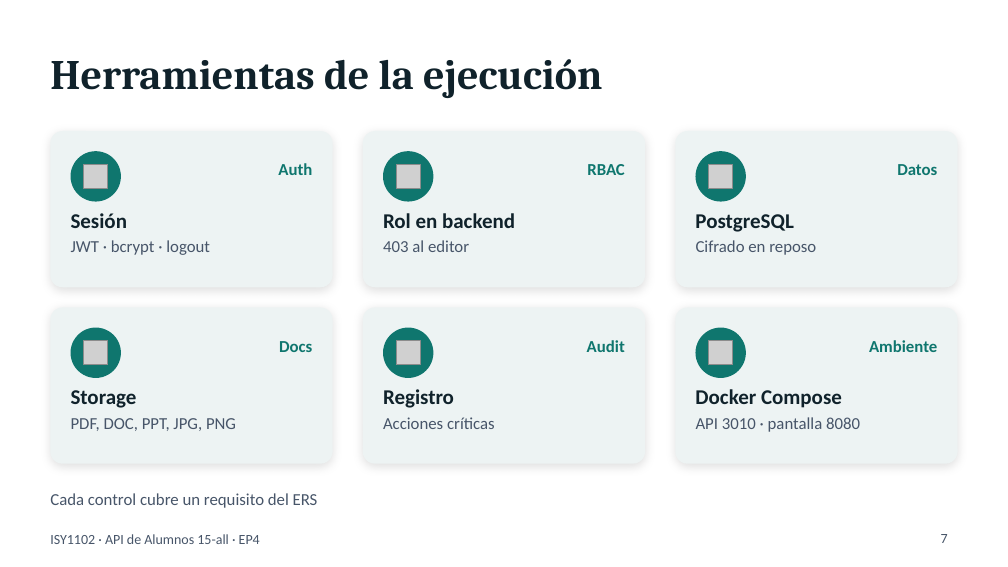
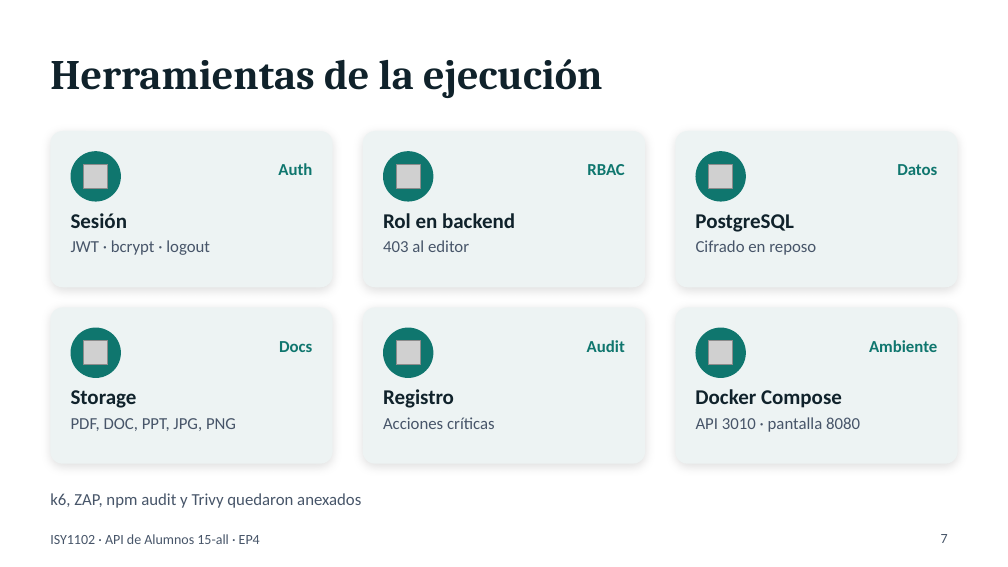
Before and after one commit to milotkg2/seguridad-calidad-software-ev2-atlas, a slide deck: slide 7 of entrega/Presentacion_EP4_Atlas.pptx. Drawn at 1008x567 pixels with LibreOffice and Linux fonts; fonts in the diff are those of the drawing; grey boxes stand for pictures. Boxes give left, top, right and bottom in pixels: in the first picture for what was removed or moved away, otherwise in the second. Text is boxed around its words. In the diff, an @@ line names an element or a change of style, - is before the commit and + after.

Commit message:
Incorpora en el informe la evidencia de k6, ZAP, Trivy y npm audit.

```diff
--- a/entrega/Presentacion_EP4_Atlas.pptx
+++ b/entrega/Presentacion_EP4_Atlas.pptx
@@ text at [50,493,361,508]: text changed @@
-Cada control cubre un requisito del ERS
+k6, ZAP, npm audit y Trivy quedaron anexados
```
Also in this commit, not shown: 9 other slides changed, 37 other files.
